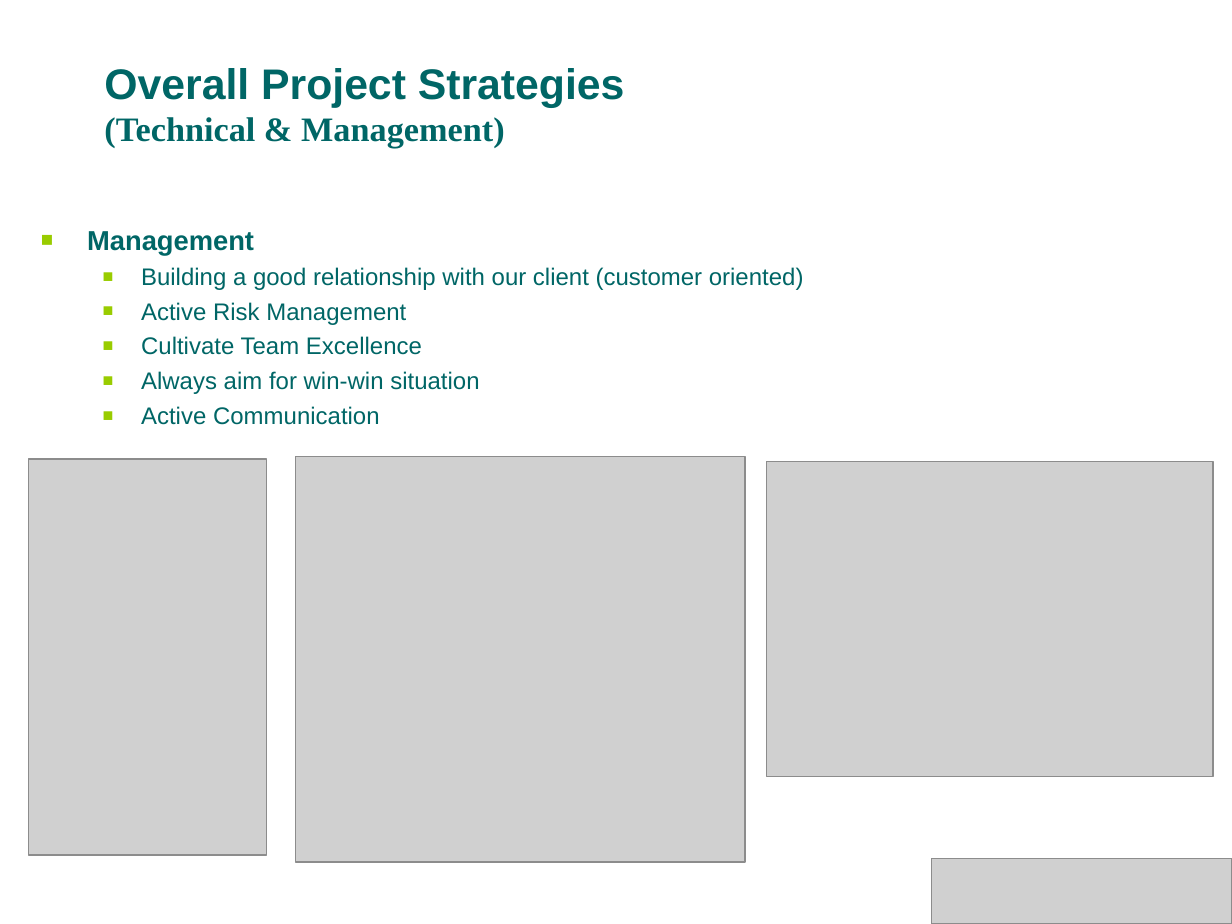
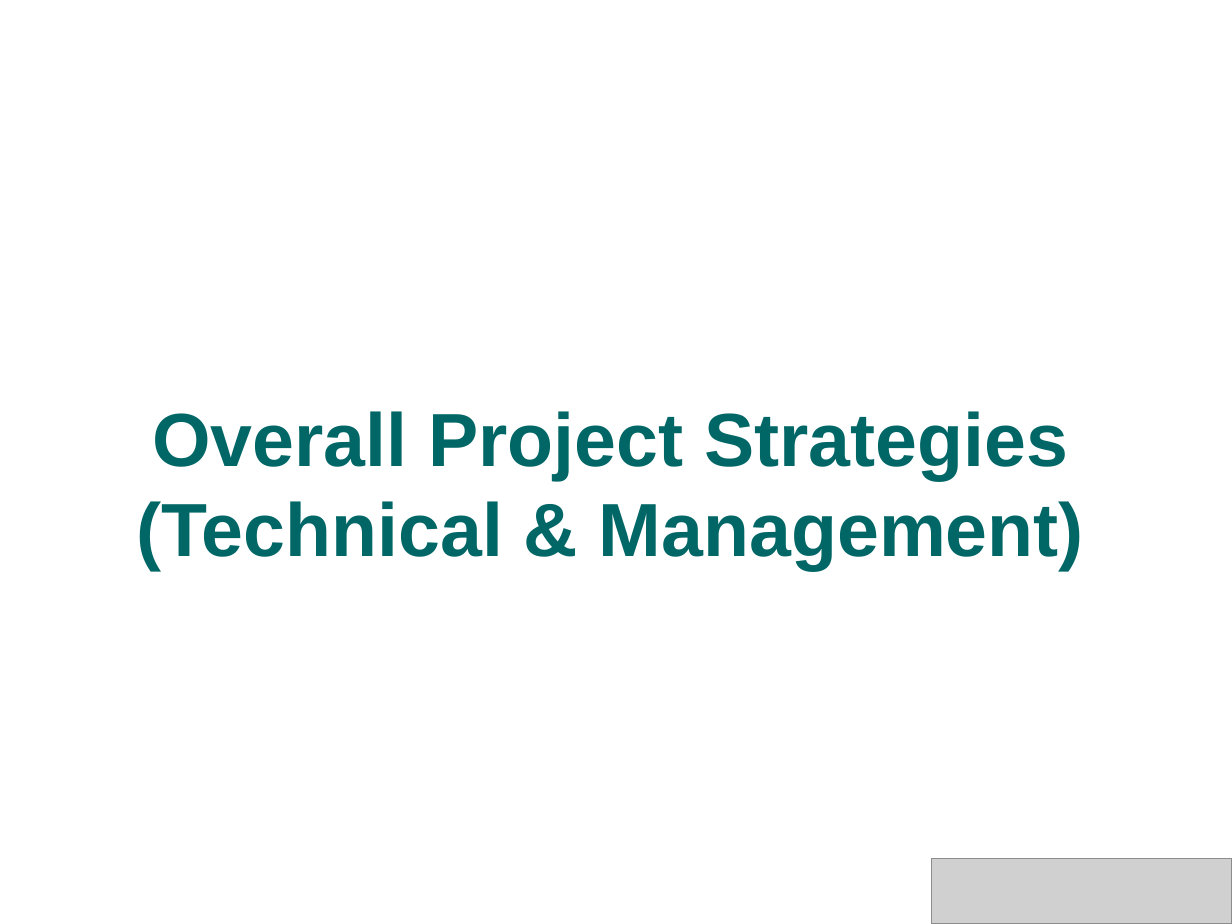
Before and after one commit to s4kshya/leezdr-repository, a slide deck: slide 26 of Exam Paper/MTECH_PROJ/Presentation/phase1_v2.ppt (slide 15 before the commit). Drawn at 1232x924 pixels with LibreOffice and Linux fonts; fonts in the diff are those of the drawing; grey boxes stand for pictures; background and template pictures are left out. Boxes give left, top, right and bottom in pixels: in the first picture for what was removed or moved away, otherwise in the second. Text is boxed around its words. In the diff, an @@ line names an element or a change of style, - is before the commit and + after.

```diff
--- a/Exam Paper/MTECH_PROJ/Presentation/phase1_v2.ppt
+++ b/Exam Paper/MTECH_PROJ/Presentation/phase1_v2.ppt
@@ text removed at (87, 231, 804, 425) @@
-■ Management
-  ■ Building a good relationship with our client (customer oriented)
-  ■ Active Risk Management
-  ■ Cultivate Team Excellence
-  ■ Always aim for win-win situation
-  ■ Active Communication
@@ title "Overall Project Strategies (Technical & ...": place and size @@
-title "Overall Project Strategies (Technical & ..." at (104, 68, 625, 148)
+title "Overall Project Strategies (Technical & ..." at (136, 411, 1084, 571)
@@ title "Overall Project Strategies (Technical & ..." at (136, 411, 1084, 571): size 25 to 44 pt in "Overall Project Strategies"; size 20 to 44 pt, font Times New Roman to Arial in "(Technical & Management)"; alignment left to centre @@
@@ picture removed at (28, 460, 266, 856) @@
@@ picture removed at (296, 456, 745, 861) @@
@@ picture removed at (766, 461, 1212, 776) @@
```
Also in this commit, not shown: 13 other slides changed, 18 slides added, 3 other files.
